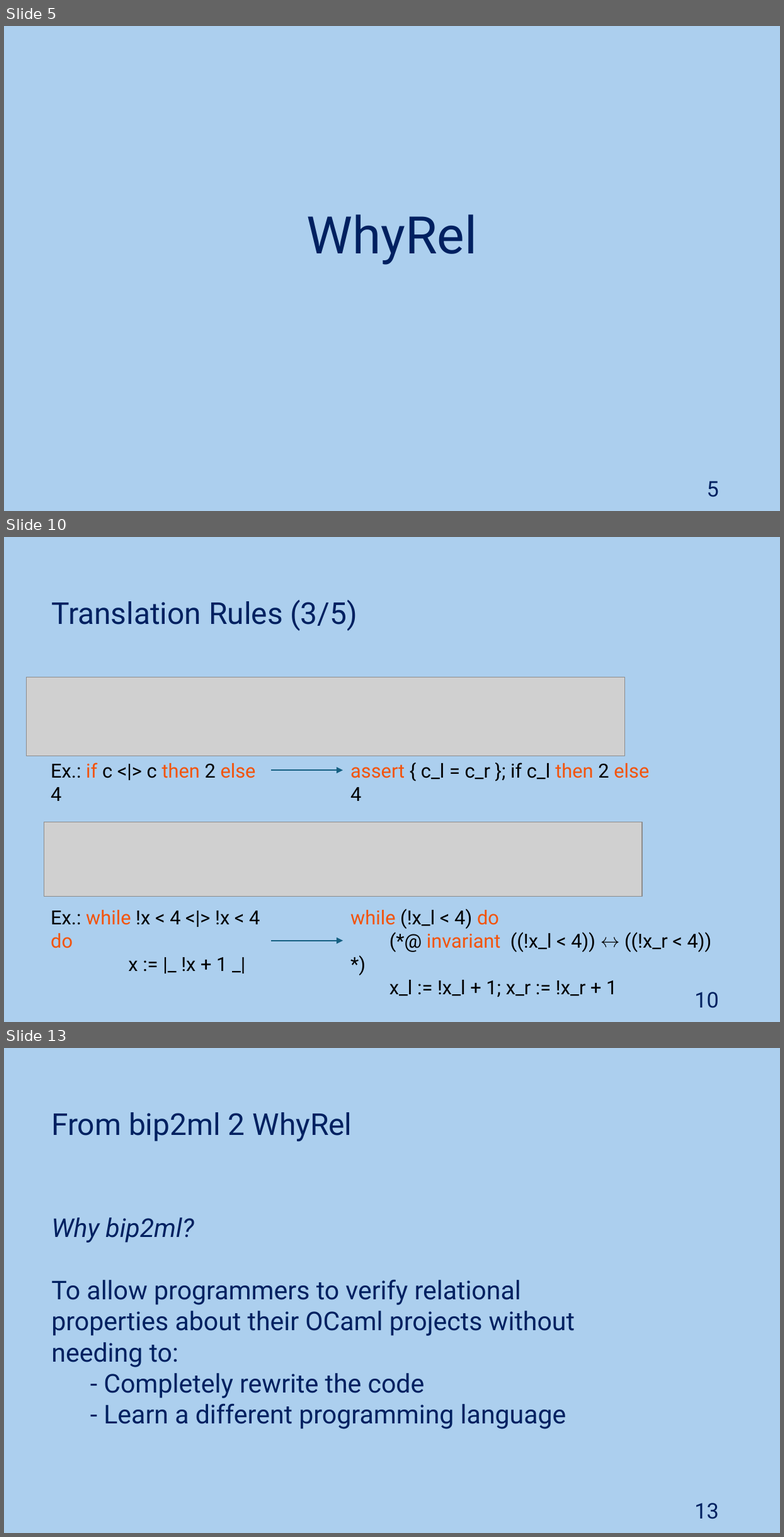
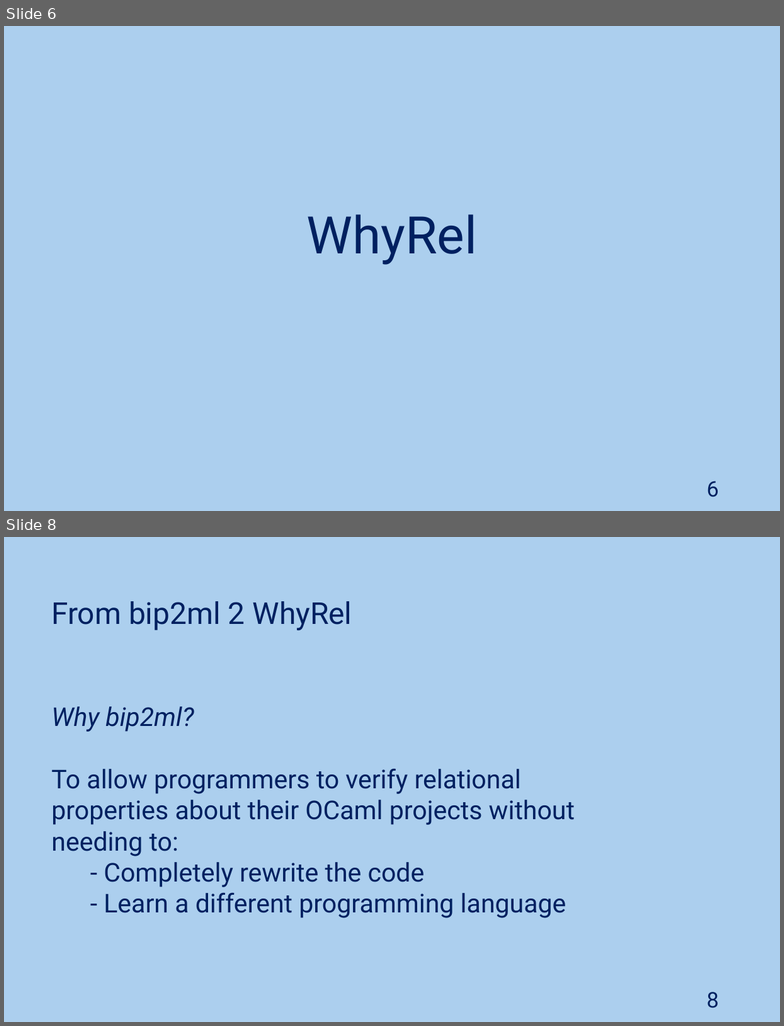
Before and after one commit to JoaoNini75/MasterThesis, a slide deck: tese/presentation/Ap Tese.pptx. Shown one above the other, each under a label of ours: slides 5, 10 and 13 before the commit, slides 6 and 8 after it; the slides between them are not shown. The pictures are 784x1537 and 784x1026 pixels, drawn with LibreOffice and Linux fonts; fonts in the diff are those of the drawing; grey boxes stand for pictures. Boxes give left, top, right and bottom in pixels: in the first picture for what was removed or moved away, otherwise in the second. Text is boxed around its words. In the diff, an @@ line names an element or a change of style, - is before the commit and + after.

```diff
--- a/tese/presentation/Ap Tese.pptx
+++ b/tese/presentation/Ap Tese.pptx
@@ slide 10 removed at bbox=[4, 537, 780, 1022], background #ACCFEE @@
@@ text removed at bbox=[51, 600, 358, 631] @@
-Translation Rules (3/5)
@@ picture removed at bbox=[27, 677, 625, 756] @@
@@ text removed at bbox=[51, 763, 256, 801] @@
-Ex.: if c <|> c then 2 else 4
@@ text removed at bbox=[350, 763, 649, 780] @@
-assert { c_l = c_r }; if c_l then 2 else 4
@@ arrow removed from (271, 771) to (343, 771) @@
@@ picture removed at bbox=[44, 822, 642, 896] @@
@@ text removed at bbox=[51, 910, 260, 971] @@
-Ex.: while !x < 4 <|> !x < 4 do
-x := |_ !x + 1 _|
@@ text removed at bbox=[350, 909, 712, 997] @@
-while (!x_l < 4) do
-(*@ invariant ((!x_l < 4)) ↔ ((!x_r < 4)) *)
-x_l := !x_l + 1; x_r := !x_r + 1
@@ arrow removed from (271, 941) to (343, 941) @@
@@ page number removed at bbox=[694, 992, 718, 1008] @@
-10
@@ what was slide 5 is now slide 6 @@
@@ page number at bbox=[707, 481, 719, 497]: text changed @@
-5
+6
@@ what was slide 13 is now slide 8 @@
@@ page number at bbox=[707, 992, 719, 1008]: text changed @@
-13
+8
```
Also in this commit, not shown: 4 slides changed, 4 slides added, 12 other slides removed.
